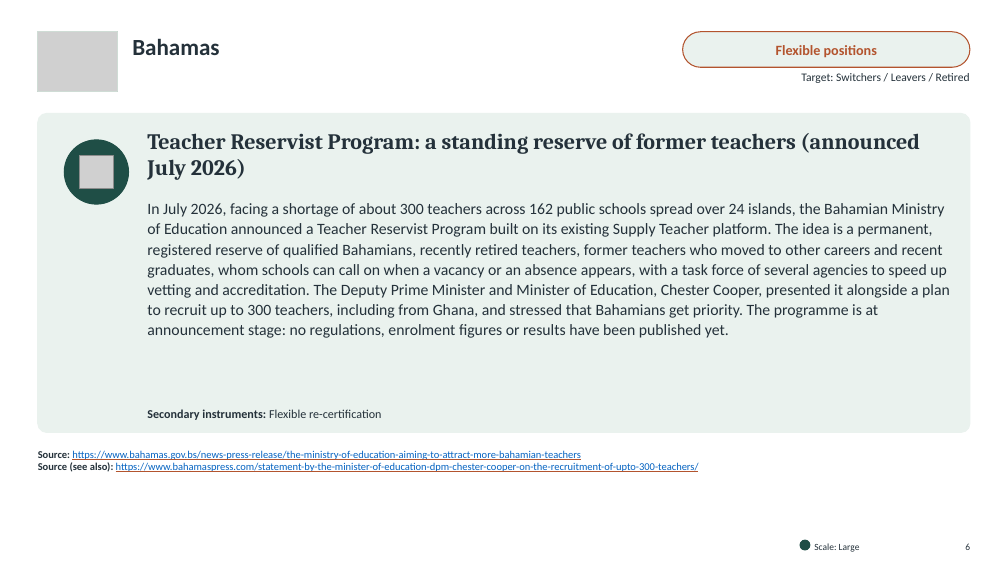
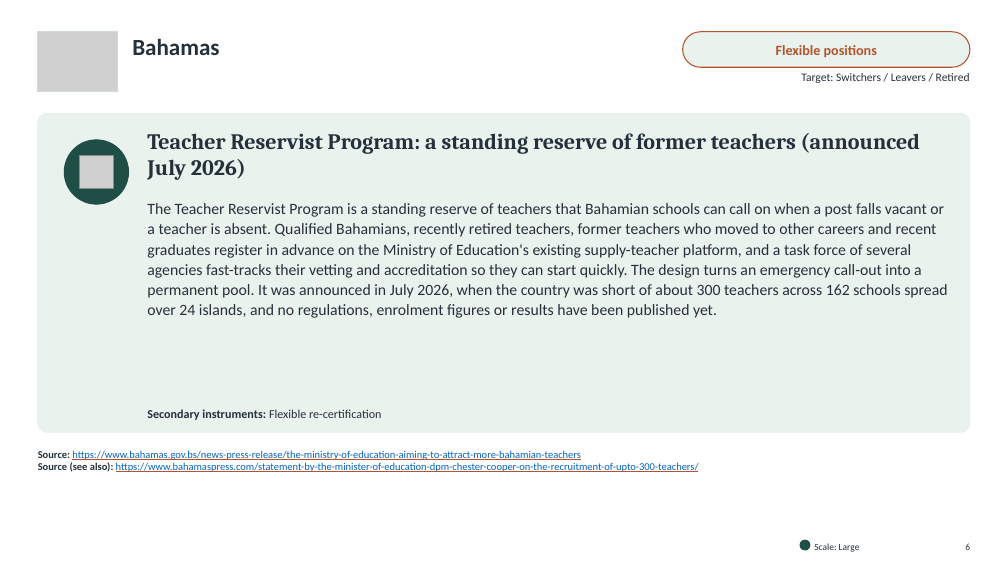
Before and after one commit to jedr1-ship-it/Alternative-Pathways----Quant, a slide deck: slide 6 of policies/Re-attracting_Former_Teachers.pptx. Drawn at 1008x567 pixels with LibreOffice and Linux fonts; fonts in the diff are those of the drawing; grey boxes stand for pictures. Boxes give left, top, right and bottom in pixels: in the first picture for what was removed or moved away, otherwise in the second. Text is boxed around its words. In the diff, an @@ line names an element or a change of style, - is before the commit and + after.

```diff
--- a/policies/Re-attracting_Former_Teachers.pptx
+++ b/policies/Re-attracting_Former_Teachers.pptx
@@ text at box(147, 203, 947, 318): text changed @@
-In July 2026, facing a shortage of about 300 teachers across 162 public schools spread over 24 islands, the Bahamian Ministry of Education announced a Teacher Reservist Program built on its existing Supply Teacher platform. The idea is a permanent, registered reserve of qualified Bahamians, recently retired teachers, former teachers who moved to other careers and recent graduates, whom schools can call on when a vacancy or an absence appears, with a task force of several agencies to speed up vetting and accreditation. The Deputy Prime Minister and Minister of Education, Chester Cooper, presented it alongside a plan to recruit up to 300 teachers, including from Ghana, and stressed that Bahamians get priority. The programme is at announcement stage: no regulations, enrolment figures or results have been published yet.
+The Teacher Reservist Program is a standing reserve of teachers that Bahamian schools can call on when a post falls vacant or a teacher is absent. Qualified Bahamians, recently retired teachers, former teachers who moved to other careers and recent graduates register in advance on the Ministry of Education's existing supply-teacher platform, and a task force of several agencies fast-tracks their vetting and accreditation so they can start quickly. The design turns an emergency call-out into a permanent pool. It was announced in July 2026, when the country was short of about 300 teachers across 162 schools spread over 24 islands, and no regulations, enrolment figures or results have been published yet.
```
Also in this commit, not shown: 29 other slides changed, 5 other files.
